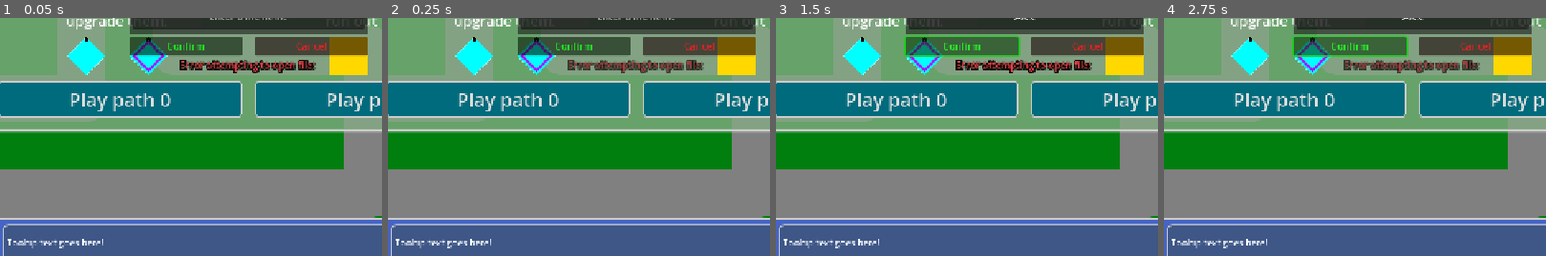
Above: before the commit, frames 1-4 (left to right).
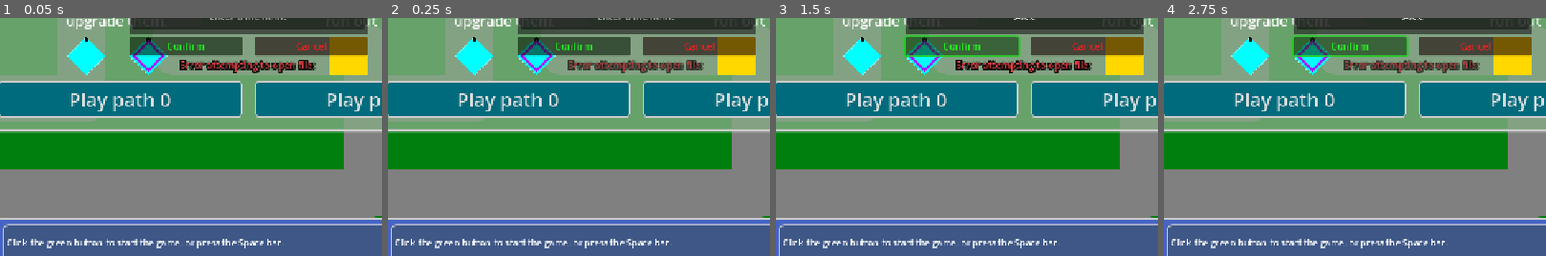
Above: after the commit, the same moments.

Repository: phrasmotica/godot-tower-defence
Game: Godot game, scene res://scenes/game.tscn
The game is run twice, just before and just after one commit, with the same random seed, the same clock (stepped at 60 frames per second) and the same inputs.
Inputs (mouse positions are % of the whole screen's width and height, from its top left):
- Up to frame 1 (0.05 s): no input
- Up to frame 2 (0.25 s): no input
- Up to frame 3 (1.5 s): click (50, 48) at 0.52 s; type "Alex" at 0.6 s; click "Confirm" at 1.25 s
- Up to frame 4 (2.75 s): click "Confirm" at 2 s
The pictures show only the part of the screen within x 18-68%, y 48-98%; the shares and areas given below are measured in that part.

The runs differ from the first frame. In frame 1, 1.1% of the frame differs, in the area x 2-74%, y 92-97%; in frame 2, 1.1%; in frame 3, 1.1%; in frame 4, 1.1%.
Error in both runs: Trying to assign value of type 'Nil' to a variable of type 'Array'. (res://addons/GoLogger/Log.gd:296)

Commit message:
Ensure initial tooltip text updates properly

Diff:
--- a/scenes/ui/tooltip.gd
+++ b/scenes/ui/tooltip.gd
@@ -4,11 +4,16 @@
 @export_multiline
 var text := "":
 	set(value):
-		if label:
-			label.text = value
+		text = value
 
-	get:
-		return label.text if label else ""
+		_refresh()
 
 @onready
 var label: Label = %Description
+
+func _ready() -> void:
+	_refresh()
+
+func _refresh() -> void:
+	if label:
+		label.text = text
